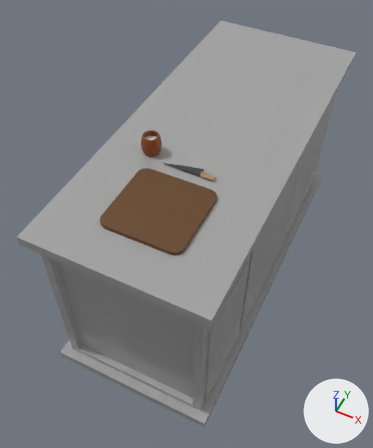
The glTF model 학과체험오브젝/glb/한식조리대.glb, before and after one commit.
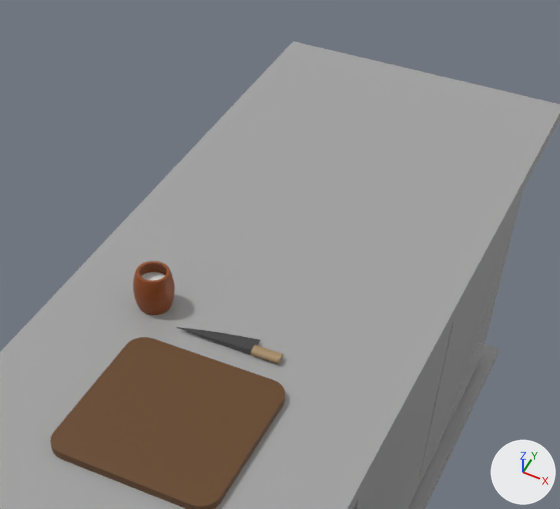
Each version appears first whole from a camera (50 mm lens) standing at (8.2, -19.9, 21.8) and looking at (-1.0, -1.5, -1.2), and next in a close-up on the part from 20% to 95% of the width and 0% to 57% of the height. The lights are fixed; the arrows at lower right show +X, +Y and +Z. Where no turn or scale is listed for an object, it has been applied to the vertices.

The older version as bpy lines, for what is in view:
```python
me_cube = bpy.data.meshes.new('Cube')
me_cube.from_pydata(...)  # 48 vertices, 92 faces; spans x -2.0..2.0, y -2.0..2.0, z -0.1..0.1
me_cube.materials.append(mat_material)  # brown #654321
me_cube_010 = bpy.data.meshes.new('Cube.010')
me_cube_010.from_pydata(...)  # 112 vertices, 172 faces; spans x -7.9..1.1, y -19.9..1.1, z -1.0..11.2
# faces by material slot: [136, 36]
me_cube_010.materials.append(mat_steel)  # grey #a4a4a4
me_cube_010.materials.append(mat_white)  # white #e7e7e7
me_cylinder_001 = bpy.data.meshes.new('Cylinder.001')
me_cylinder_001.from_pydata(...)  # 448 vertices, 892 faces; spans x -0.5..0.5, y -0.5..0.5, z -0.5..0.5
me_cylinder_001.materials.append(mat_소금항아리)  # brown #8b4513
ob_cube = bpy.data.objects.new('Cube', me_cube)
ob_cube.location = (0.13, -6.46, 5.35)
ob_cylinder = bpy.data.objects.new('Cylinder', me_cylinder_001)
ob_cylinder.location = (-2.1, -3.16, 5.75)
ob_조리대 = bpy.data.objects.new('조리대', me_cube_010)
ob_조리대.location = (3.4, 9.4, -6.0)
# also in view: 'Cube.001' at (0.1, -3.5, 5.4)
```
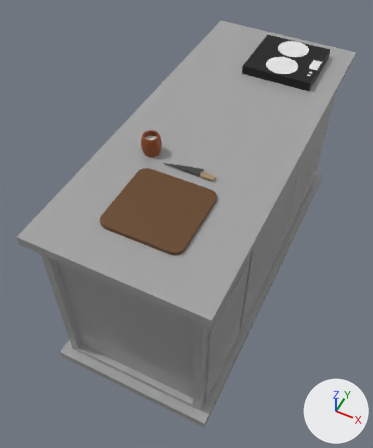
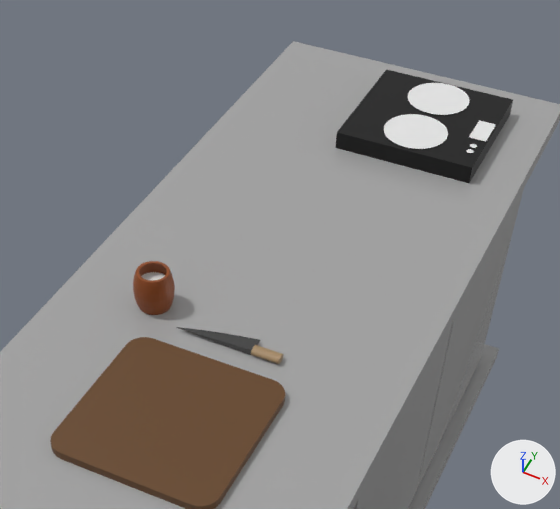
Where the newer file only moved an object's origin or applied its transform, the numbers keep the older frame.

Boxes (x1, y1, x2, y2) around the edits, measured in the close-ups (560 x 509 px):
'전기레인지', added
    after: (335, 69, 513, 183)
    faces in mat_black (black #000000): (335, 69, 513, 183)
    faces in mat_white_001 (white #e7e7e7): (384, 83, 496, 153)

The change, as a list of edits to the scene's bpy script:
```text
Add mat_white_001:
    mat_white_001 = principled_material('white.001')
    mat_white_001.base_color = (0.8, 0.8, 0.8)  # white #e7e7e7
Add mat_black:
    mat_black = principled_material('black')
    mat_black.base_color = (0.0, 0.0, 0.0)  # black #000000
Add me_circle_003:
    me_circle_003.from_pydata(...)  # 140 vertices, 134 faces; spans x -2.83..1.17, y -1.5..2.5, z -0.5..0.02
    # faces by material slot: [122, 12]
    me_circle_003.materials.append(mat_white_001)  # white #e7e7e7
    me_circle_003.materials.append(mat_black)  # black #000000
Add ob_전기레인지:
    ob_전기레인지 = bpy.data.objects.new('전기레인지', me_circle_003)
    ob_전기레인지.location = (2.01, 6.73, 5.75)
```
